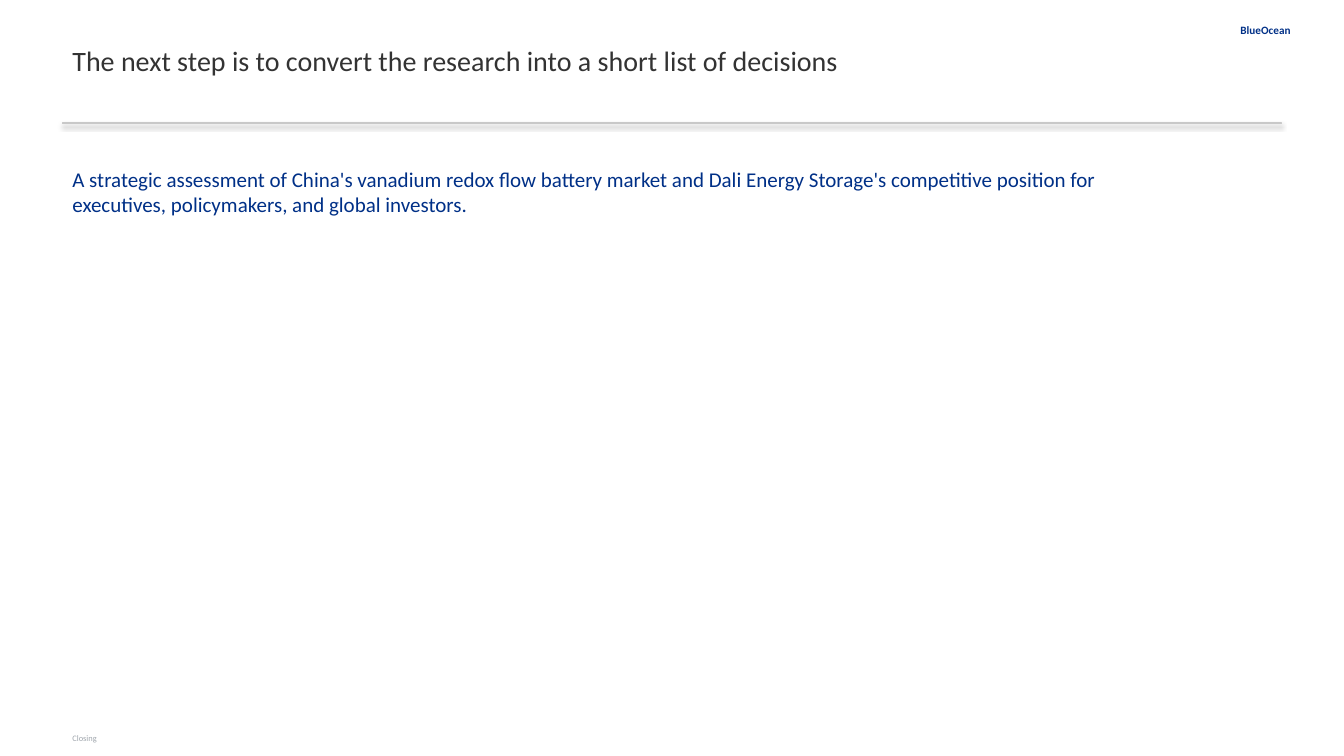
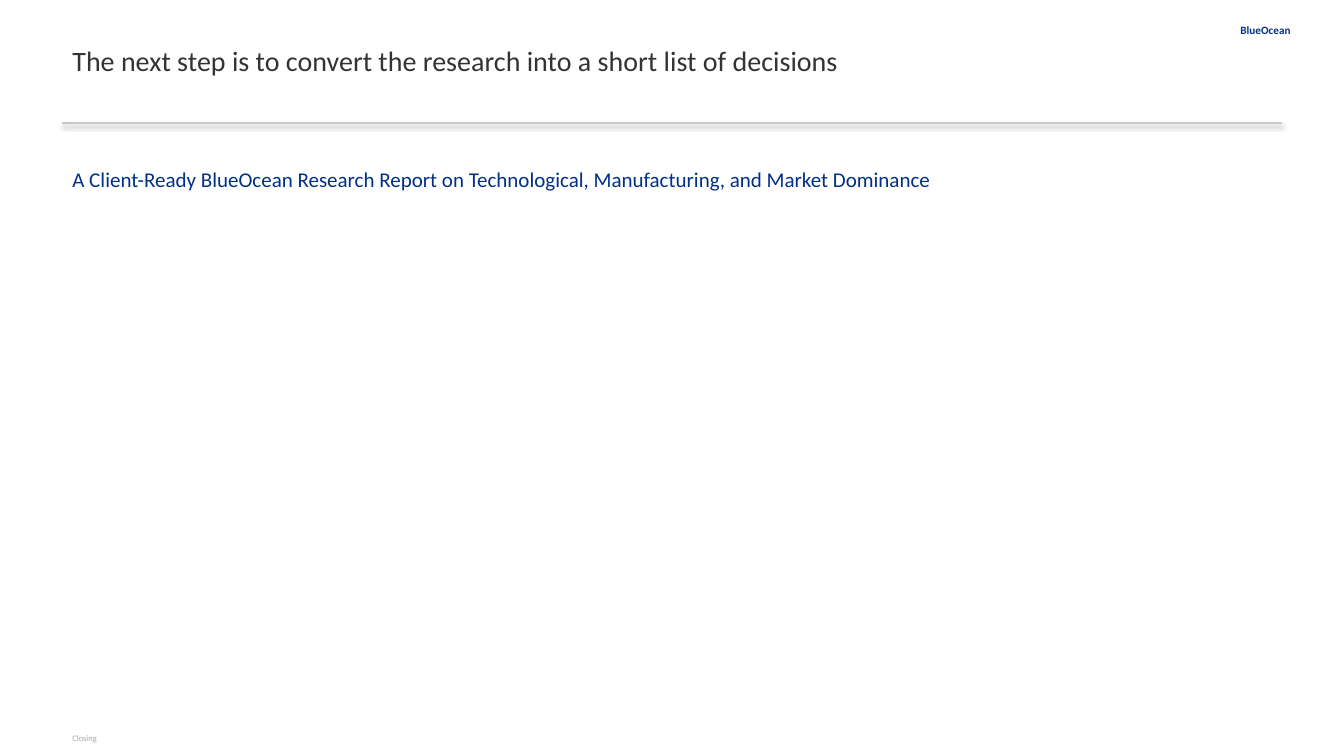
Before and after one commit to Yash-Yelave/gen_rpt, a slide deck: slide 19 of reports/2026-05-06-中国液流钒电池-特别是大力储能-在全球的领先地位/report.pptx (slide 20 before the commit). Drawn at 1344x756 pixels with LibreOffice and Linux fonts; fonts in the diff are those of the drawing. Boxes give left, top, right and bottom in pixels: in the first picture for what was removed or moved away, otherwise in the second. Text is boxed around its words. In the diff, an @@ line names an element or a change of style, - is before the commit and + after.

```diff
--- a/reports/2026-05-06-中国液流钒电池-特别是大力储能-在全球的领先地位/report.pptx
+++ b/reports/2026-05-06-中国液流钒电池-特别是大力储能-在全球的领先地位/report.pptx
@@ text at (x1=72, y1=172, x2=930, y2=191): text changed @@
-A strategic assessment of China's vanadium redox flow battery market and Dali Energy Storage's competitive position for executives, policymakers, and global investors.
+A Client-Ready BlueOcean Research Report on Technological, Manufacturing, and Market Dominance
```
Also in this commit, not shown: 8 other slides changed, 4 slides added, 5 slides removed, 40 other files.
